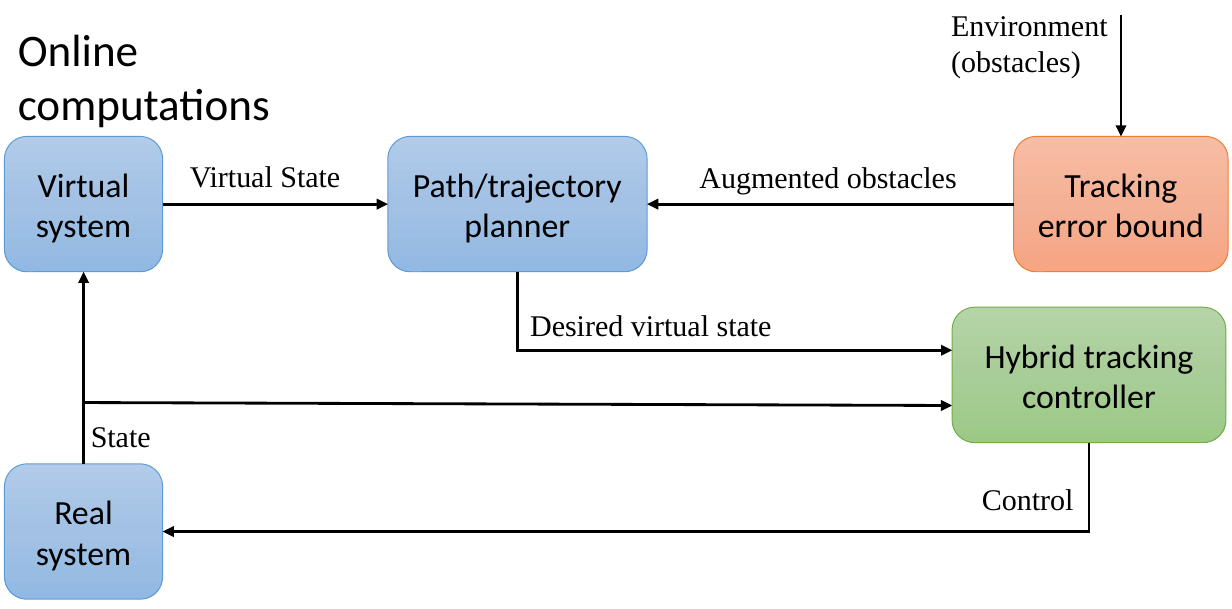
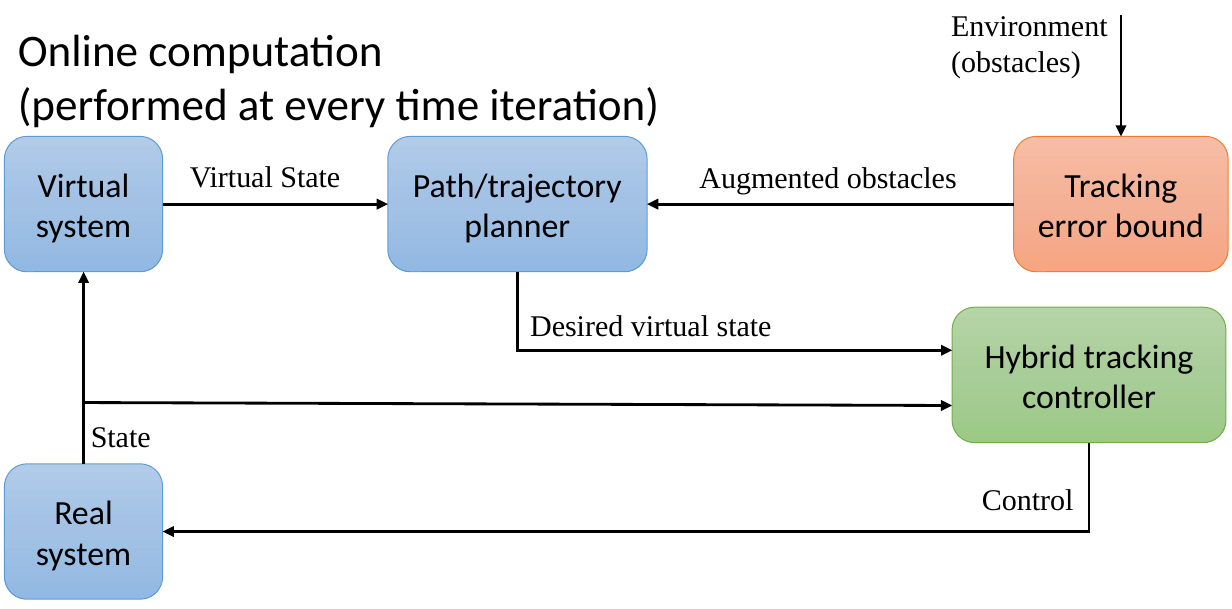
Before and after one commit to HJReachability/Tracking, a slide deck: slide 1 of docs/CDC 2017 Safe Tracking/fig/framework_online.pptx. Drawn at 1232x609 pixels with LibreOffice and Linux fonts; fonts in the diff are those of the drawing. Boxes give left, top, right and bottom in pixels: in the first picture for what was removed or moved away, otherwise in the second. Text is boxed around its words. In the diff, an @@ line names an element or a change of style, - is before the commit and + after.

```diff
--- a/docs/CDC 2017 Safe Tracking/fig/framework_online.pptx
+++ b/docs/CDC 2017 Safe Tracking/fig/framework_online.pptx
@@ text at (x1=18, y1=34, x2=659, y2=128): text changed @@
-Online computations
+Online computation
+(performed at every time iteration)
```
Also in this commit, not shown: 5 other files.
